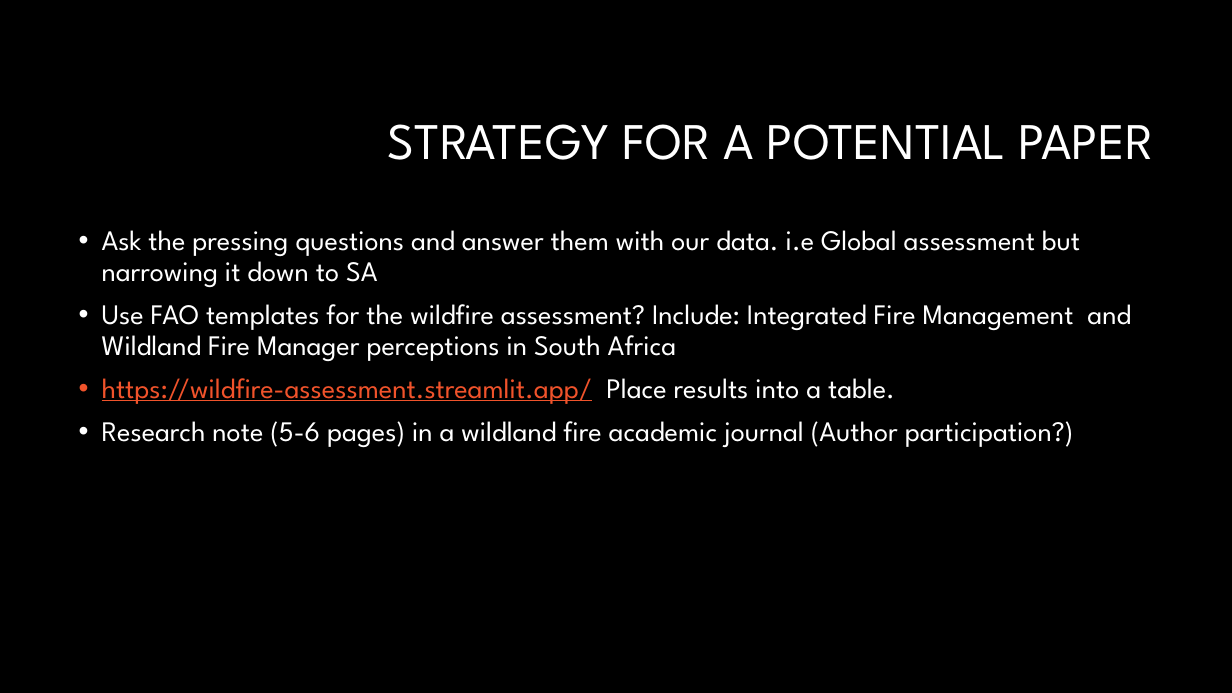
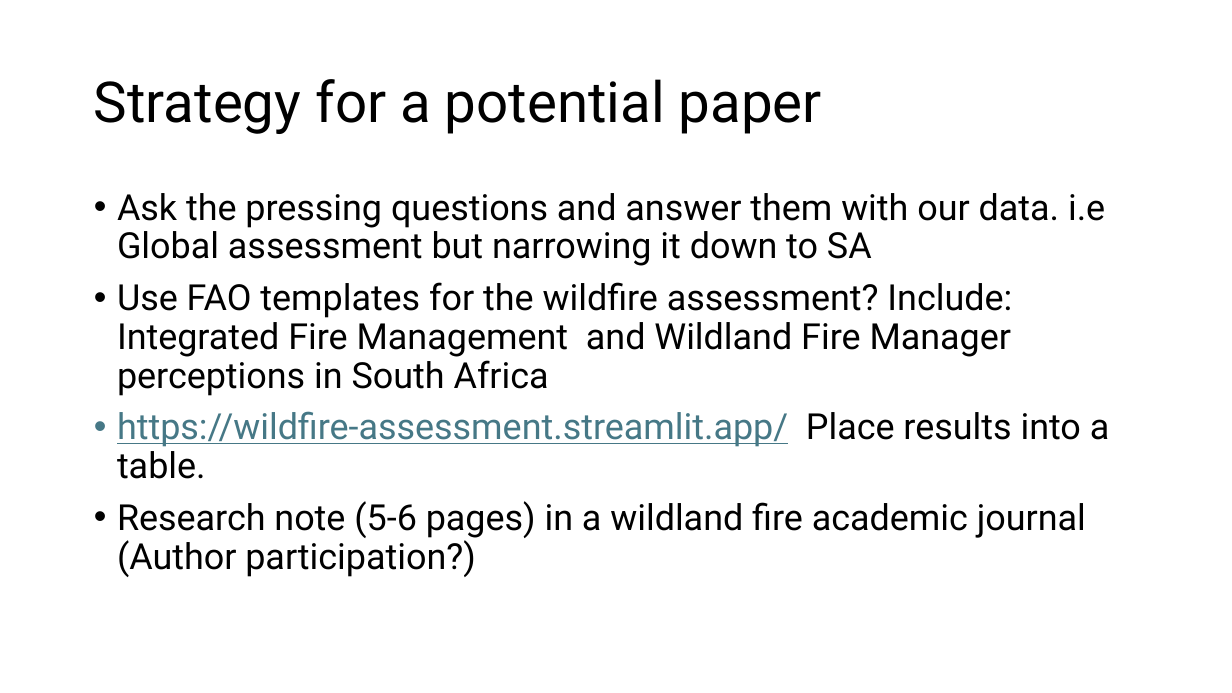
Before and after one commit to desmond-lartey/Wildfire-Assessment, a slide deck: slide 30 of Wildfire Assessment edited2.pptx. Drawn at 1232x693 pixels with LibreOffice and Linux fonts; fonts in the diff are those of the drawing; background and template pictures are left out. Boxes give left, top, right and bottom in pixels: in the first picture for what was removed or moved away, otherwise in the second. Text is boxed around its words. In the diff, an @@ line names an element or a change of style, - is before the commit and + after.

```diff
--- a/Wildfire Assessment edited2.pptx
+++ b/Wildfire Assessment edited2.pptx
@@ background #000000 to #FFFFFF @@
@@ title at (x1=94, y1=79, x2=822, y2=134): text changed; size 40 to 44 pt; font League Spartan to Roboto; text colour #FFFFFF to #000000 @@
-STRATEGY FOR A POTENTIAL PAPER
+Strategy for a potential paper
@@ text "Ask the pressing questions and ..." moved from (x1=102, y1=230, x2=1131, y2=447) to (x1=117, y1=193, x2=1110, y2=577) @@
@@ text "Ask the pressing questions and ..." at (x1=117, y1=193, x2=1110, y2=577): size 22 to 28 pt, font League Spartan to Roboto; text colour #FFFFFF to #000000 in "Ask the pressing questions and answer them ...", "Use FAO templates for the wildfire assessment? ...", "Place results into a table.", "Research note (5-6 pages) in a wildland ..."; text colour #F0532B to #467886 in "https://wildfire-assessment.streamlit.app/" @@
```
Also in this commit, not shown: 29 other slides changed, 1 slide added, 1 slide removed, 23 other files.
